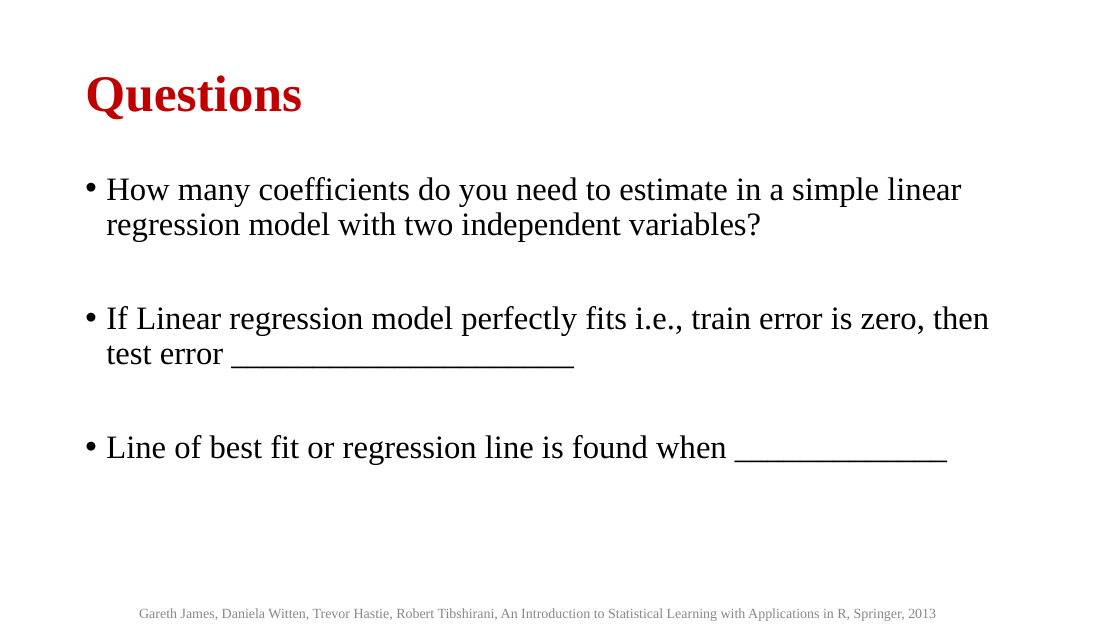
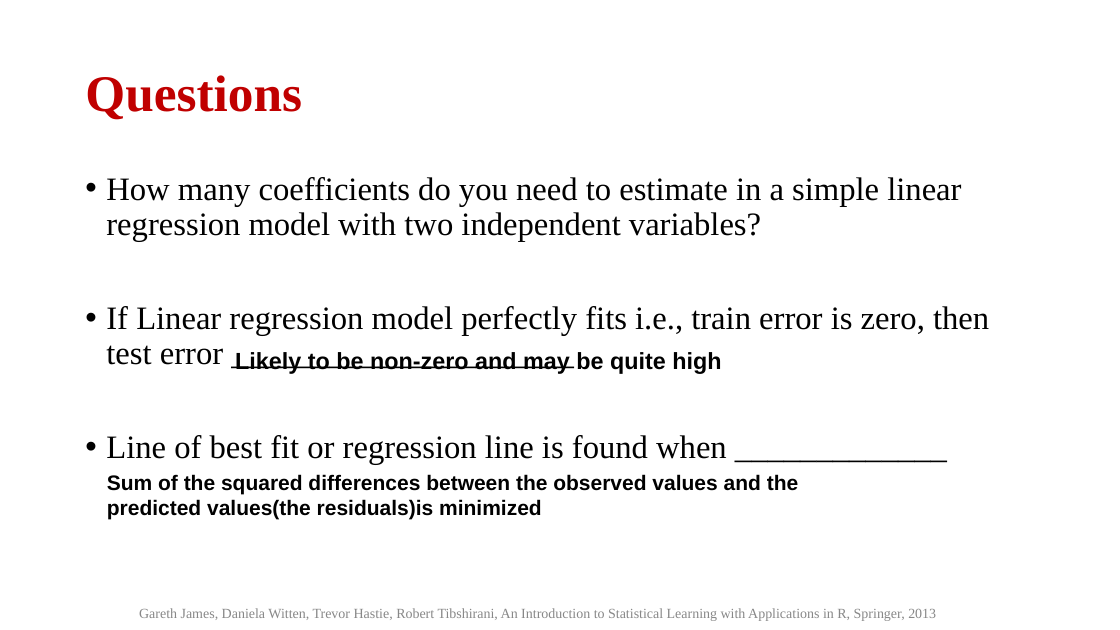
Before and after one commit to skysumitkumar/Du_Mca, a slide deck: slide 49 of 3rd_semester/Data_Science_with_python/PPT/Unit_3/2 Linear Regression.pptx (slide 41 before the commit). Drawn at 1120x630 pixels with LibreOffice and Linux fonts; fonts in the diff are those of the drawing. Boxes give left, top, right and bottom in pixels: in the first picture for what was removed or moved away, otherwise in the second. Text is boxed around its words. In the diff, an @@ line names an element or a change of style, - is before the commit and + after.

```diff
--- a/3rd_semester/Data_Science_with_python/PPT/Unit_3/2 Linear Regression.pptx
+++ b/3rd_semester/Data_Science_with_python/PPT/Unit_3/2 Linear Regression.pptx
@@ text added at [235,352,721,374], 20 pt, text #000000, bold @@
+Likely to be non-zero and may be quite high
@@ text added at [107,474,798,520], 18 pt, text #000000, bold @@
+Sum of the squared differences between the observed values and the
+predicted values(the residuals)is minimized
```
Also in this commit, not shown: 3 other slides changed, 9 slides added, 7 other files.
